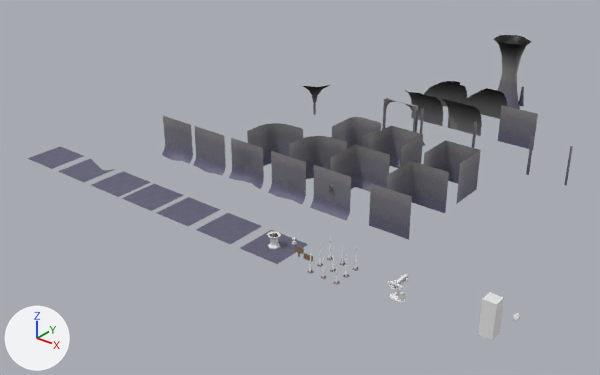
Two versions of the FBX model Assets/Models/CaveTiles.fbx, one commit apart.
The view is the same before and after, from a 50 mm lens placed at (38.6, -44.8, 33.9), pointed at (-5.7, 10.5, -0.4). Every picture has the same lights, and +X, +Y and +Z are marked at lower left. Where no turn or scale is listed for an object, it has been applied to the vertices.

The first picture shows 'Brazier', 'CornerL0', 'CornerL1', 'CornerL2', 'CornerL_Base', 'CornerU0', 'CornerU_Base', 'Pillar0', 'Wall0', 'Wall1', 'Wall2', 'WallTop_Base', 'Wall_Base'.
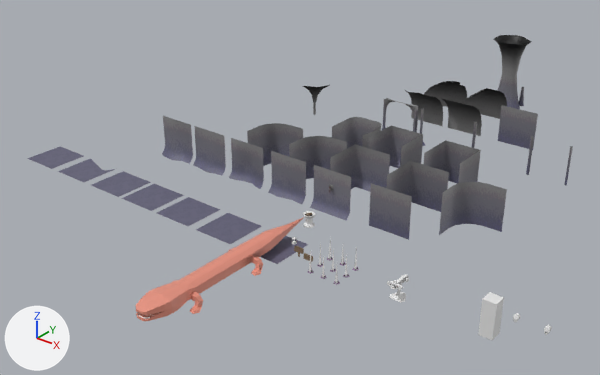
The change, as a diff of the scene's bpy script:
```diff
--- a/Assets/Models/CaveTiles.fbx.py
+++ b/Assets/Models/CaveTiles.fbx.py
@@ img_teeth_png @@
+img_teeth_png = load_image('Teeth.png', '../Teeth.png', 64, 32, 'Non-Color')
@@ mat_teeth @@
+mat_teeth = bpy.data.materials.new('Teeth')
+# uses the picture img_teeth_png
@@ mat_eyeball @@
+mat_eyeball = principled_material('Eyeball')
+mat_eyeball.base_color = (0.8, 0.8, 0.8)  # white #e7e7e7
@@ mat_body @@
+mat_body = principled_material('Body')
+mat_body.base_color = (0.8, 0.291, 0.214)  # pink #e7937f
@@ me_cube_003 @@
+me_cube_003.from_pydata(...)  # 411 vertices, 402 faces; spans x -2.0..2.0, y -1.0..17.3, z 0.0..1.7
+# faces by material slot: [350, 22, 30]
+me_cube_003.materials.append(mat_body)  # pink #e7937f
+me_cube_003.materials.append(mat_teeth)
+me_cube_003.materials.append(mat_eyeball)  # white #e7e7e7
@@ me_plane_037 @@
+me_plane_037.from_pydata(...)  # 14 vertices, 6 faces; spans x -1.81..2.0, y -2.0..1.81, z 0.0..4.0
+me_plane_037.materials.append(mat_walltexture_001)  # picture img_wallrampless_png
@@ ob_brazier @@
 ob_brazier = bpy.data.objects.new('Brazier', me_circle_003)
-ob_brazier.location = (0.0, 0.0, 0.0)
+ob_brazier.location = (0.0, 4.61, 0.0)
@@ ob_cube_001 @@
+ob_cube_001 = bpy.data.objects.new('Cube.001', me_cube_003)
+ob_cube_001.location = (0.0, -13.33, 0.0)
@@ ob_cornerltop @@
+ob_cornerltop = bpy.data.objects.new('CornerLTop', me_plane_037)
+ob_cornerltop.location = (11.4, 12.0, 0.0)
```

Boxes (x1, y1, x2, y2) around the edits, measured in the pictures (600 x 375 px):
'Cube.001', added (pink): after (136, 217, 304, 321)
    faces in mat_body (pink #e7937f): (136, 217, 304, 321)
'CornerLTop', added: after (439, 182, 507, 235)
'Brazier', moved: before (267, 231, 281, 249); after (302, 211, 316, 228)
